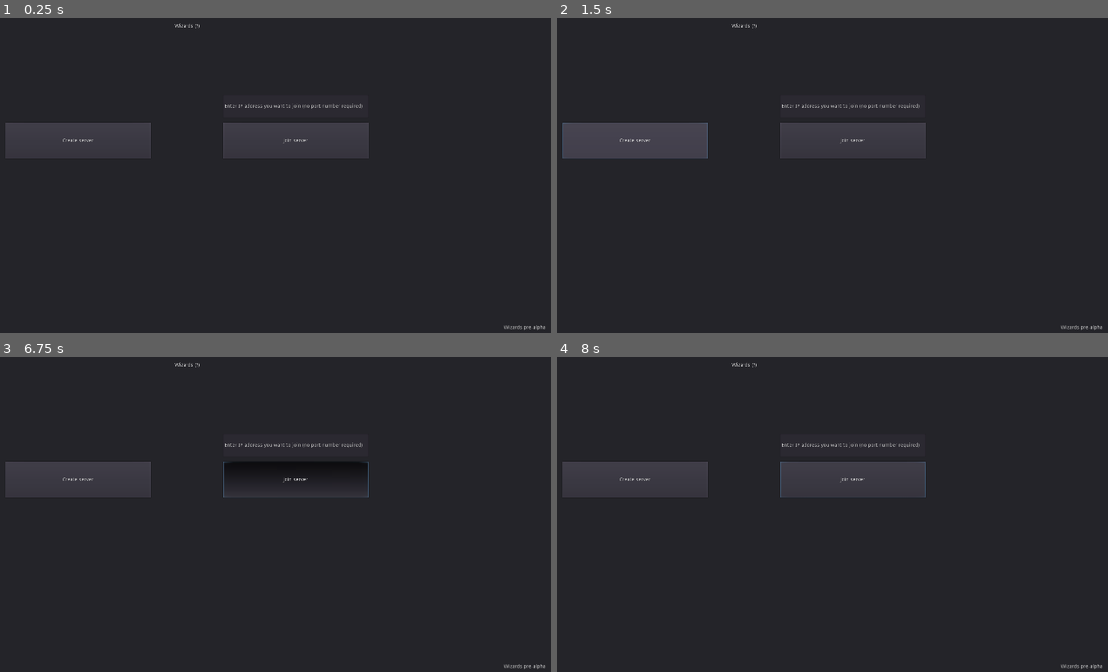
Above: before the commit, frames 1-4 (two rows, left to right).
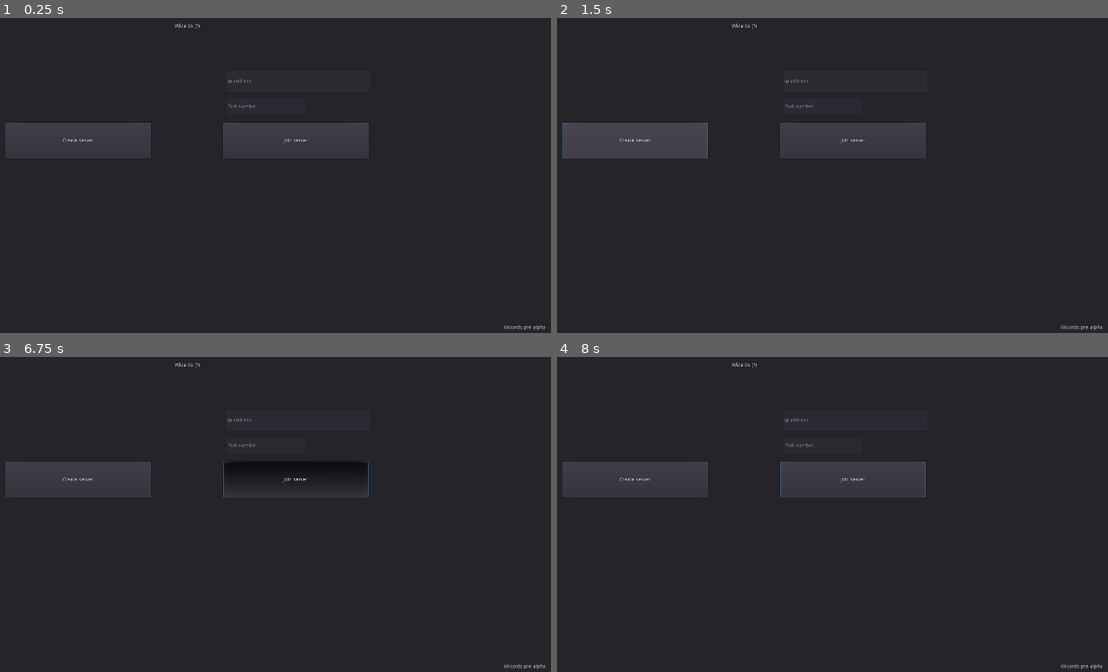
Above: after the commit, the same moments.

Repository: douwest/wizards
Game: Godot game, scene res://Network/Scenes/MainMenu.tscn
The game is run twice, just before and just after one commit, with the same random seed, the same clock (stepped at 60 frames per second) and the same inputs.
Inputs (mouse positions are in pixels of both pictures, inside the frame that each line leads up to):
- Up to frame 1 (0.25 s): no input
- Up to frame 2 (1.5 s): click "Join server" at 0.5 s; click "Create server" at 1.25 s
- Up to frame 3 (6.75 s): move the mouse to (363, 457) at 2.02 s; hold S (crouch) 2.03-2.78 s; hold D (move_right) 2.03-3.53 s; move the mouse to (71, 495) at 2.77 s; tap W (extend) at 2.85, 5.85 s; move the mouse to (281, 388) at 3.52 s; press the mouse at (281, 388) at 3.53 s; hold A (move_left) 3.53-4.28 s; move the mouse to (176, 555) at 4.27 s; release the mouse at (176, 555) at 4.28 s; hold D (move_right) 4.28-5.78 s; right-click (176, 555) at 4.35 s; move the mouse to (418, 533) at 5.02 s; hold S (crouch) 5.03-5.78 s; move the mouse to (outside the picture) at 5.77 s; hold A (move_left) 5.78-6.53 s; move the mouse to (242, 476) at 6.52 s; press the mouse at (242, 476) at 6.53 s; hold D (move_right) from 6.53 s (still down)
- Up to frame 4 (8 s): move the mouse to (661, 379) at 7.27 s; release D (move_right) at 7.28 s; release the mouse at (661, 379) at 7.28 s; hold A (move_left) from 7.28 s (still down); right-click (661, 379) at 7.35 s

The runs differ from the first frame. In frame 1, 0.2% of the frame differs, in the area x 40-66%, y 19-29%; in frame 2, 0.2%; in frame 3, 0.2%; in frame 4, 0.2%.

Commit message:
Did some refactoring of network code

Diff:
--- a/Level.gd
+++ b/Level.gd
@@ -4,6 +4,9 @@
 func _ready():
 	# Connect event handler to the player_list_changed signal
 	Network.connect("player_list_changed", self, "_on_player_list_changed")
+	# If we are in the server, connect to the event that will deal with player despawning
+	if (get_tree().is_network_server()):
+		Network.connect("player_removed", self, "_on_player_removed")
 
 	# Spawn the players
 	if (get_tree().is_network_server()):
@@ -46,3 +49,30 @@
 	nactor.set_name(str(pinfo.net_id))
 	# Finally add the actor into the world
 	add_child(nactor)
+
+func _on_player_removed(pinfo):
+	despawn_player(pinfo)
+
+
+remote func despawn_player(pinfo):
+	if (get_tree().is_network_server()):
+		for id in Network.players:
+			# Skip disconnecte player and server from replication code
+			if (id == pinfo.net_id || id == 1):
+				continue
+
+			# Replicate despawn into currently iterated player
+			rpc_id(id, "despawn_player", pinfo)
+
+	# Try to locate the player actor
+	var player_node = get_node(str(pinfo.net_id))
+	if (!player_node):
+		print("Cannoot remove invalid node from tree")
+		return
+
+	# Mark the node for deletion
+	player_node.queue_free()
+
+
+func _on_player_list_changed():
+	pass
--- a/Network/Scenes/MainMenu.gd
+++ b/Network/Scenes/MainMenu.gd
@@ -19,8 +19,7 @@
 
 
 func _on_Join_pressed():
-	if ipAddress.text != '' && ipAddress.text != ipAddress.placeholder_text:
-		Network.join_server(ipAddress.text)
+	Network.join_server(ipAddress.text, int($Panel/PortNumberInputField.text))
 
 
 func _on_join_fail():
--- a/Network/Scenes/MainMenu.tscn
+++ b/Network/Scenes/MainMenu.tscn
@@ -65,11 +65,21 @@
 anchor_top = 0.5
 anchor_right = 0.5
 anchor_bottom = 0.5
-margin_left = 39.0
-margin_top = -117.0
-margin_right = 441.0
-margin_bottom = -53.0
-text = "Enter IP address you want to join (no port number required)"
+margin_left = 46.4161
+margin_top = -185.865
+margin_right = 448.416
+margin_bottom = -121.865
+placeholder_text = "Ip address"
+__meta__ = {
+"_edit_use_anchors_": false
+}
+
+[node name="PortNumberInputField" type="LineEdit" parent="Panel"]
+margin_left = 1007.0
+margin_top = 431.0
+margin_right = 1228.0
+margin_bottom = 481.0
+placeholder_text = "Port number"
 __meta__ = {
 "_edit_use_anchors_": false
 }
--- a/Network/Scripts/network.gd
+++ b/Network/Scripts/network.gd
@@ -2,7 +2,7 @@
 
 var server_info = {
 	name = "Server",      # Holds the name of the server
-	max_players = 2,      # Maximum allowed connections
+	max_players = 3,      # Maximum allowed connections
 	used_port = 25570         # Listening port
 }
 
@@ -12,6 +12,7 @@
 signal join_success                            # When the peer successfully joins a server
 signal join_fail                               # Failed to join a server
 signal player_list_changed                     # List of players has been changed
+signal player_removed(pinfo)                   # A player has been removed from the list
 
 func _ready():
 	get_tree().connect("network_peer_connected", self, "_on_player_connected")
@@ -38,10 +39,10 @@
 	register_player(Gamestate.player_info)
 
 
-func join_server(ip_address):
+func join_server(ip, port):
 	var net = NetworkedMultiplayerENet.new()
 
-	if (net.create_client(ip_address, 25570) != OK):
+	if (net.create_client(ip, port) != OK):
 		print("Failed to create client")
 		emit_signal("join_fail")
 		return
@@ -65,6 +66,18 @@
 	emit_signal("player_list_changed")     # And notify that the player list has been changed
 
 
+remote func unregister_player(id):
+	print("Removing player ", players[id].name, " from internal table")
+	# Cache the player info because it's still necessary for some upkeeping
+	var pinfo = players[id]
+	# Remove the player from the list
+	players.erase(id)
+	# And notify the list has been changed
+	emit_signal("player_list_changed")
+	# Emit the signal that is meant to be intercepted only by the server
+	emit_signal("player_removed", pinfo)
+
+
 # Everyone gets notified whenever a new client joins the server
 func _on_player_connected(id):
 	print('player with ', id, ' connected!')
@@ -72,8 +85,13 @@
 
 # Everyone gets notified whenever someone disconnects from the server
 func _on_player_disconnected(id):
-	print('player with ', id, ' disconnected!')
-
+	print("Player ", players[id].name, " disconnected from server")
+	# Update the player tables
+	if (get_tree().is_network_server()):
+		# Unregister the player from the server's list
+		unregister_player(id)
+		# Then on all remaining peers
+		rpc("unregister_player", id)
 
 # Peer trying to connect to server is notified on success
 func _on_connected_to_server():
@@ -95,4 +113,8 @@
 
 # Peer is notified when disconnected from server
 func _on_disconnected_from_server():
-	print('disconnected to server!')
+	print("Disconnected from server")
+	# Clear the internal player list
+	players.clear()
+	# Reset the player info network ID
+	Gamestate.player_info.net_id = 1
Not shown, changed: export_presets.cfg
Not shown, added: Wizards.exe
Not shown, added: Wizards.pck
